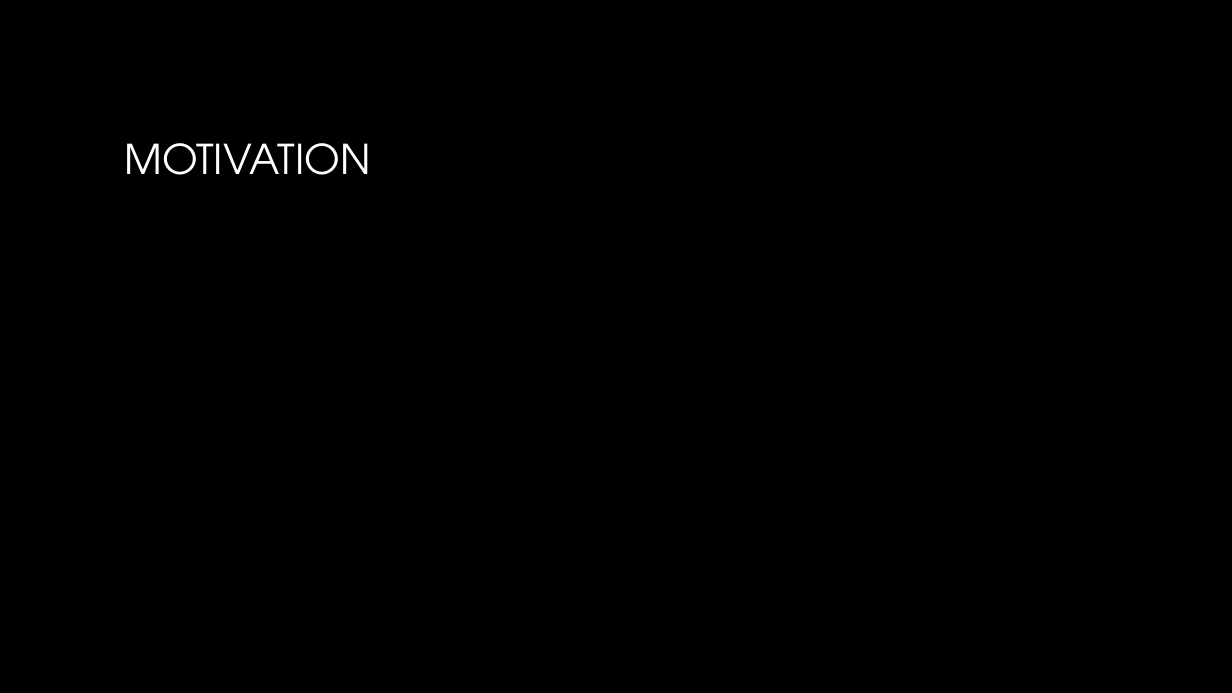
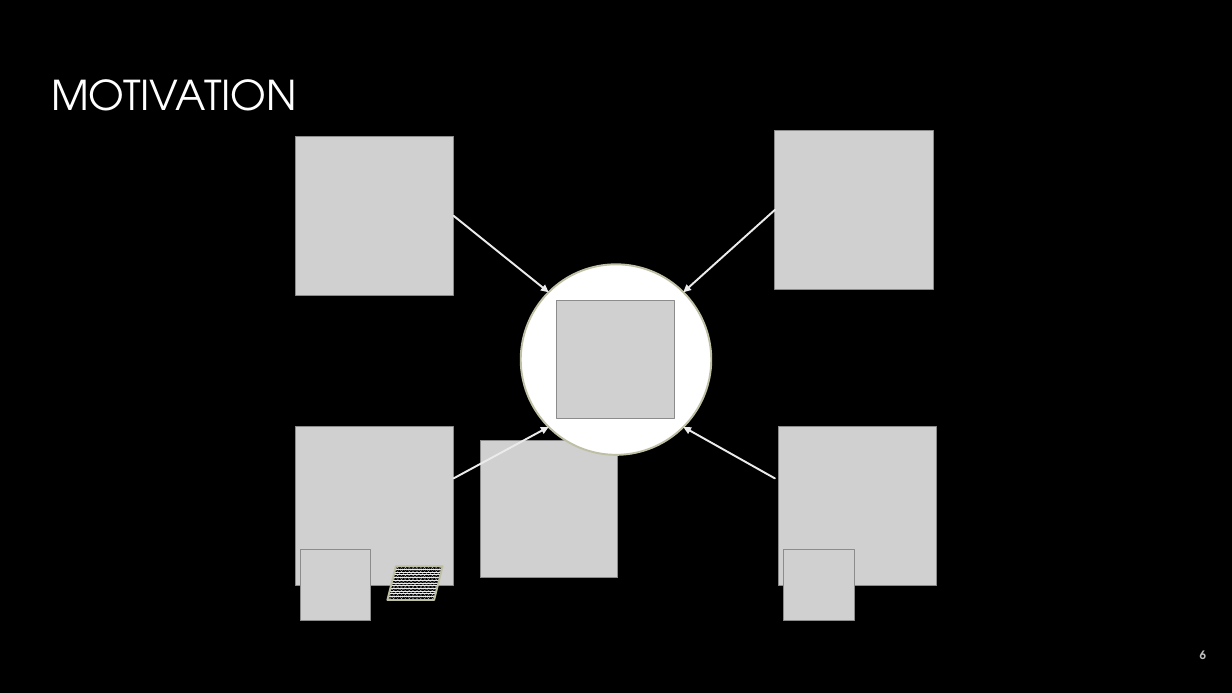
Before and after one commit to JacobEberhardt/decentralized-energy-trading, a slide deck: slide 6 of documentation/finalPresentation.pptx (slide 3 before the commit). Drawn at 1232x693 pixels with LibreOffice and Linux fonts; fonts in the diff are those of the drawing; grey boxes stand for pictures; background and template pictures are left out. Boxes give left, top, right and bottom in pixels: in the first picture for what was removed or moved away, otherwise in the second. Text is boxed around its words. In the diff, an @@ line names an element or a change of style, - is before the commit and + after.

Commit message:
Update final presentation draft
Add Motivation and Recap from Midterm presentation

```diff
--- a/documentation/finalPresentation.pptx
+++ b/documentation/finalPresentation.pptx
@@ title "MOTIVATION": place and size @@
-title "MOTIVATION" at [125, 143, 371, 175]
+title "MOTIVATION" at [51, 79, 297, 111]
@@ title "MOTIVATION" at [51, 79, 297, 111]: vertical alignment middle to top @@
@@ picture added at [295, 137, 454, 296] @@
@@ picture added at [775, 130, 934, 289] @@
@@ arrow added from (454, 216) to (549, 292), #EBEBEB 1.5 pt @@
@@ arrow added from (775, 210) to (684, 292), #EBEBEB 1.5 pt @@
@@ ellipse added at [521, 264, 712, 455], fill #FFFFFF, outline #BFBFA5 1.5 pt @@
@@ picture added at [557, 300, 676, 419] @@
@@ picture added at [295, 427, 454, 586] @@
@@ arrow added from (454, 479) to (549, 427), #EBEBEB 1.5 pt @@
@@ picture added at [481, 441, 618, 579] @@
@@ arrow added from (775, 479) to (684, 427), #EBEBEB 1.5 pt @@
@@ picture added at [778, 427, 937, 586] @@
@@ picture added at [300, 550, 372, 621] @@
@@ parallelogram added at [387, 567, 443, 601], fill pattern #EBEBEB on #000000, outline #BFBFA5 1.5 pt @@
@@ picture added at [784, 550, 855, 621] @@
@@ page number added at [1200, 650, 1206, 659], 9 pt, text #BFBFBF, bold @@
+6
```
Also in this commit, not shown: 3 other slides changed, 8 slides added.
